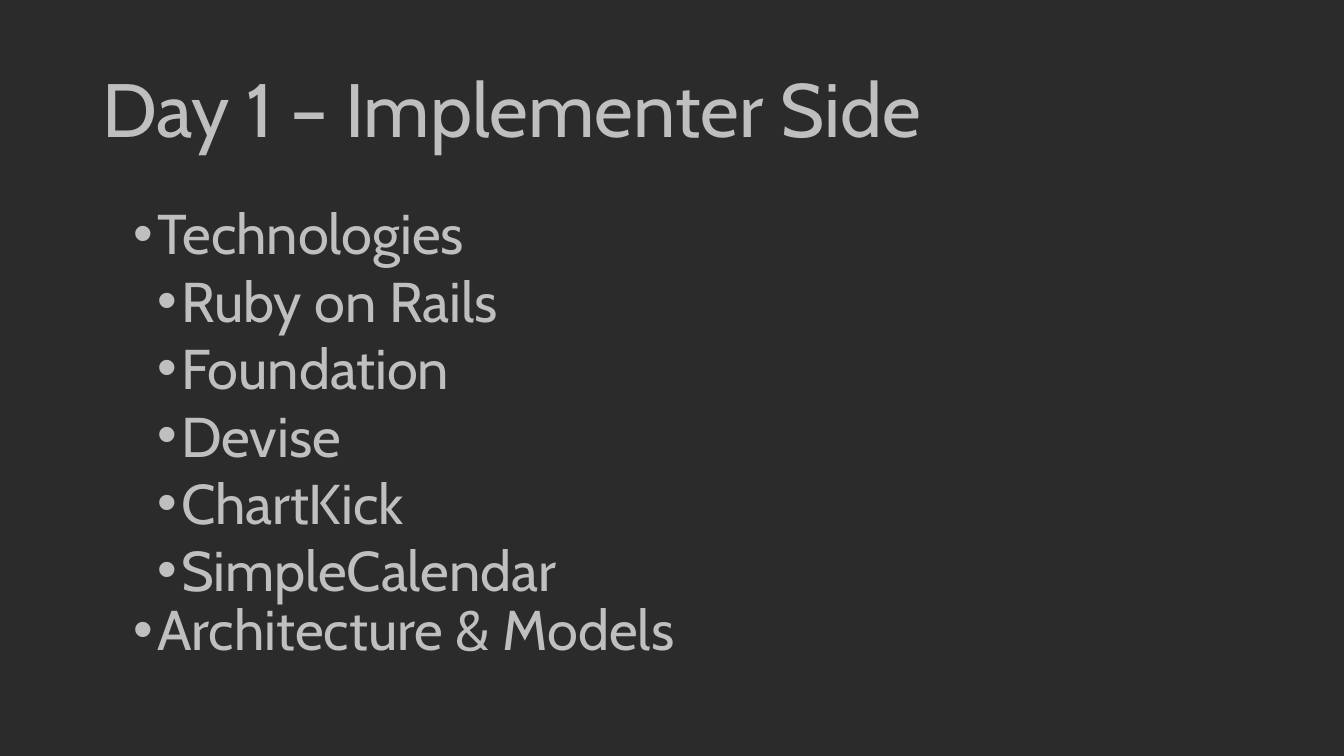
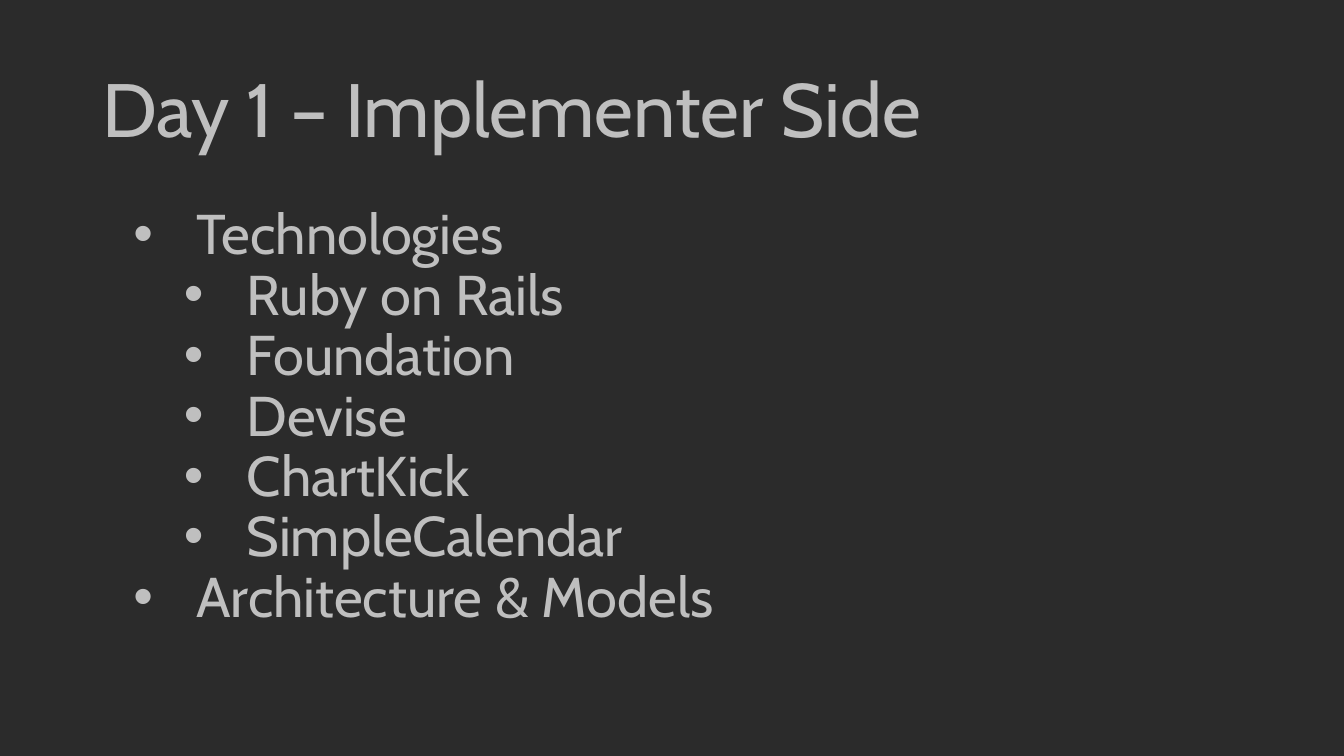
Before and after one commit to kylambouldin/CSE3901-FinalProject, a slide deck: slide 4 of Presentation.pptx. Drawn at 1344x756 pixels with LibreOffice and Linux fonts; fonts in the diff are those of the drawing; background and template pictures are left out; a plain dark background stands for a picture behind light text. Boxes give left, top, right and bottom in pixels: in the first picture for what was removed or moved away, otherwise in the second. Text is boxed around its words. In the diff, an @@ line names an element or a change of style, - is before the commit and + after.

Commit message:
fixed powerpoint formatting

```diff
--- a/Presentation.pptx
+++ b/Presentation.pptx
@@ text "Technologies" at box(196, 212, 714, 618): indent changed; line spacing 1 to 0.9 @@
```
Also in this commit, not shown: 11 other slides changed.
